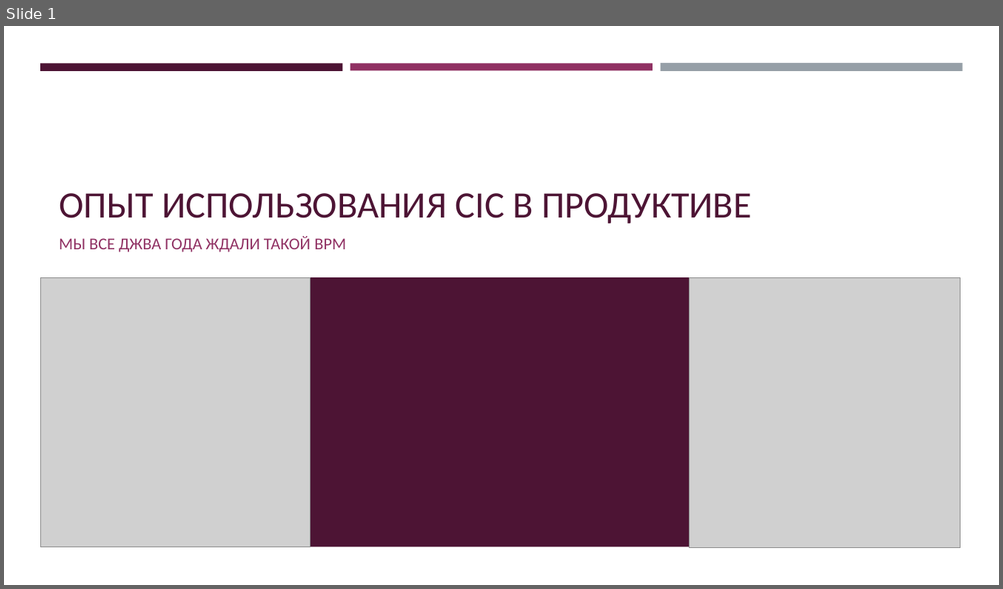
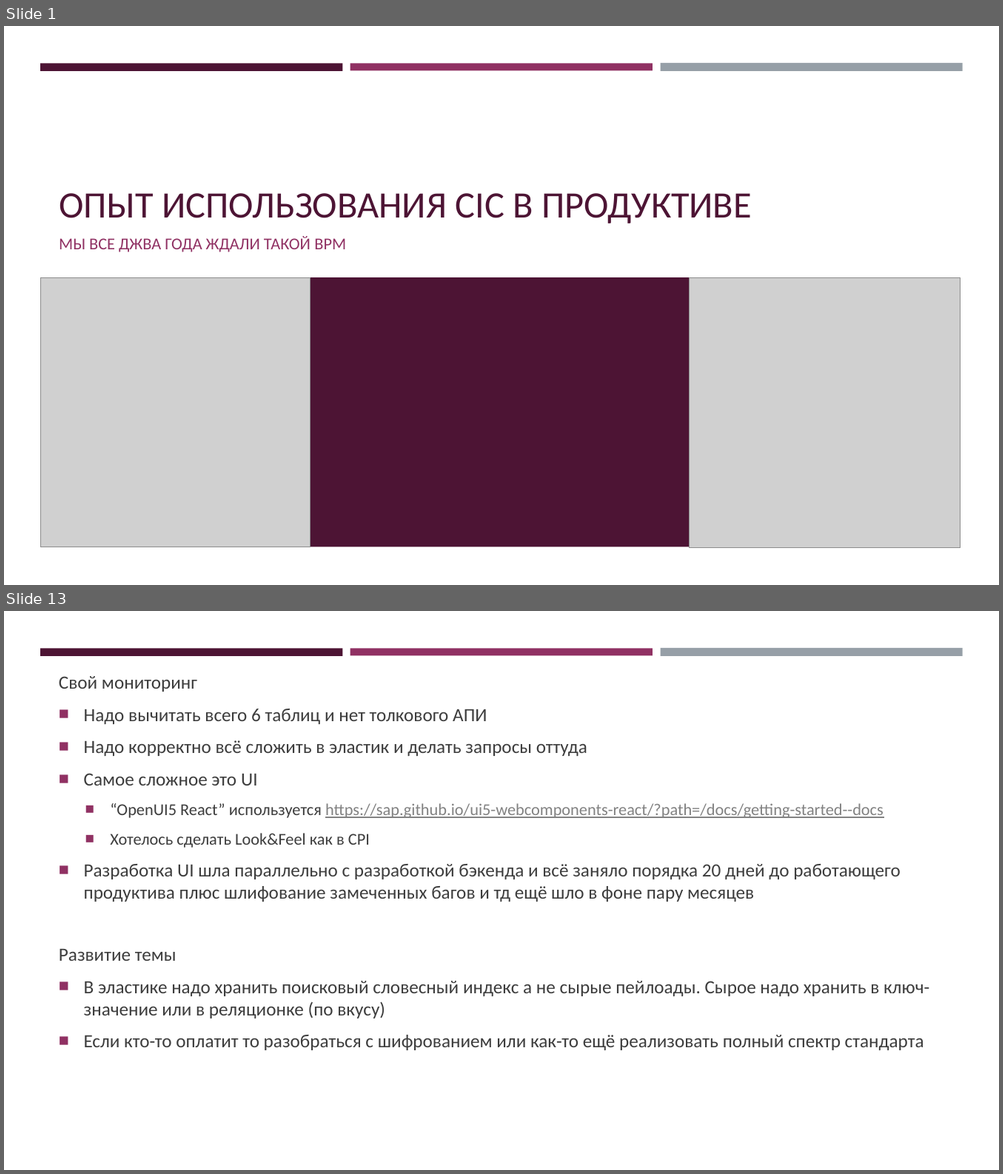
Before and after one commit to rsugio/PIMON, a slide deck: PIMON-2023/PIMON-2023_CIC.pptx. Shown one above the other, each under a label of ours: slide 1 before the commit, slides 1 and 13 after it; the slides between them are not shown. The pictures are 1003x589 and 1003x1174 pixels, drawn with LibreOffice and Linux fonts; fonts in the diff are those of the drawing; grey boxes stand for pictures. Boxes give left, top, right and bottom in pixels: in the first picture for what was removed or moved away, otherwise in the second. Text is boxed around its words. In the diff, an @@ line names an element or a change of style, - is before the commit and + after.

```diff
--- a/PIMON-2023/PIMON-2023_CIC.pptx
+++ b/PIMON-2023/PIMON-2023_CIC.pptx
@@ slide 13 added at <box>4,611,999,1170</box>, background #FFFFFF; not listed: 3 template elements that a slide beside it also shows @@
@@ text added at <box>59,676,929,1051</box>, 18 pt, text #3D3D3D @@
+Свой мониторинг
+■ Надо вычитать всего 6 таблиц и нет толкового АПИ
+■ Надо корректно всё сложить в эластик и делать запросы оттуда
+■ Самое сложное это UI
+  ■ “OpenUI5 React” используется https://sap.github.io/ui5-webcomponents-react/?path=/docs/getting-started--docs
+  ■ Хотелось сделать Look&Feel как в CPI
+■ Разработка UI шла параллельно с разработкой бэкенда и всё заняло порядка 20 дней до работающего продуктива плюс шлифование замеченных багов и тд ещё шло в фоне пару месяцев
+Развитие темы
+■ В эластике надо хранить поисковый словесный индекс а не сырые пейлоады. Сырое надо хранить в ключ-значение или в реляционке (по вкусу)
+■ Если кто-то оплатит то разобраться с шифрованием или как-то ещё реализовать полный спектр стандарта
```
Also in this commit, not shown: 2 slides changed, 15 other slides added, 1 slide removed, 8 other files.
